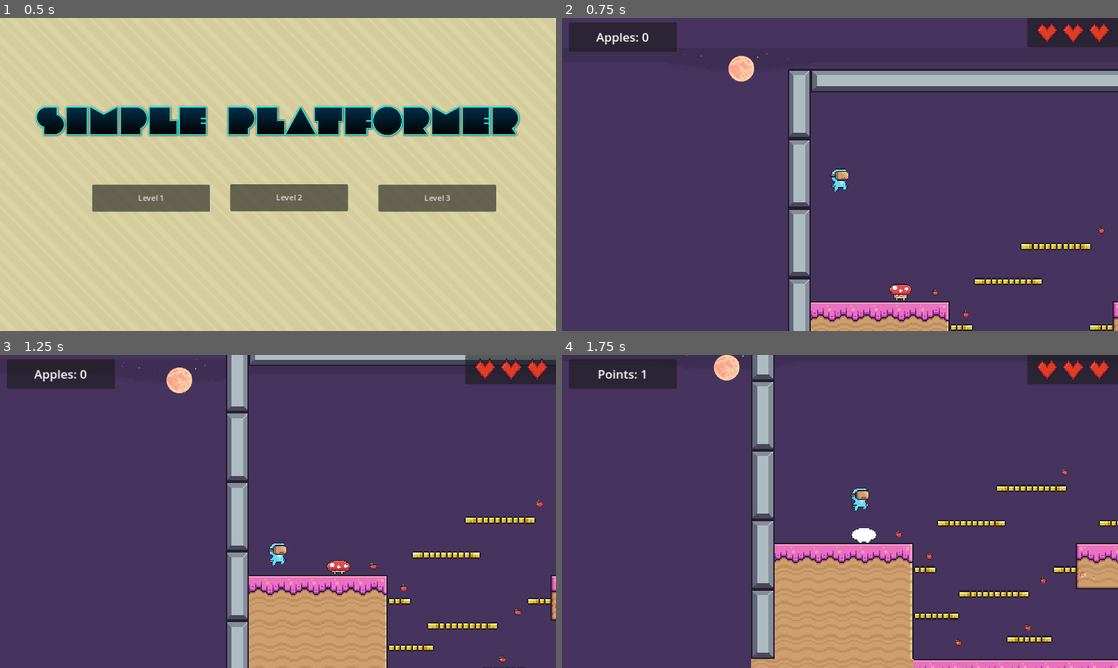
Above: before the commit, frames 1-4 (two rows, left to right).
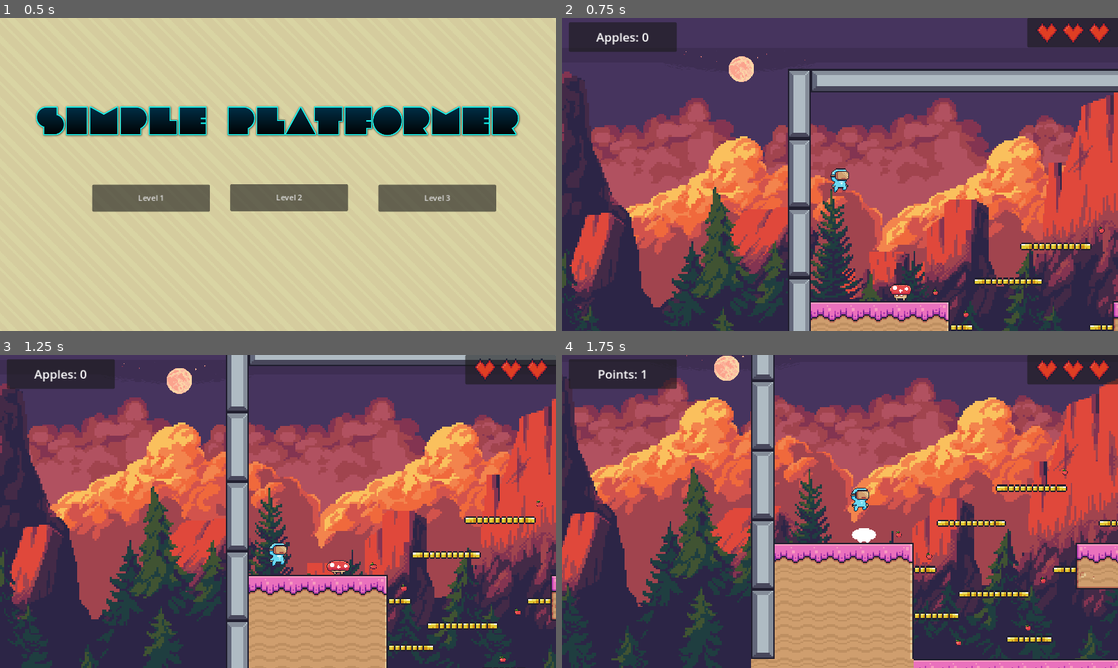
Above: after the commit, the same moments.

Repository: spageektti/simple-platformer-godot
Game: Godot game, scene res://scenes/menu/main_menu.tscn
Two runs of this game, one before a commit and one after it. Both use one fixed random seed, a clock stepped at 60 frames per second and the inputs below.
Inputs:
- Up to frame 1 (0.5 s): no input
- Up to frame 2 (0.75 s): click "Level 2" at 0.5 s
- Up to frame 3 (1.25 s): no input
- Up to frame 4 (1.75 s): hold D (right) from 1.28 s (still down); tap Space (up) at 1.52 s

Frame 1 is identical in both runs. In frame 2, 57% of the frame differs, in the area x 0-100%, y 10-100%; in frame 3, 63%; in frame 4, 65%, in the area x 0-100%, y 0-100%.

Commit message:
Finish background

Diff:
--- a/scenes/levels/level2.tscn
+++ b/scenes/levels/level2.tscn
@@ -15,6 +15,10 @@
 [ext_resource type="Texture2D" uid="uid://c6tbk8xp0vorn" path="res://assets/paused.png" id="9_unr0n"]
 [ext_resource type="PackedScene" uid="uid://dfc1pgj3xjeqk" path="res://scenes/objects/characters/mushroom.tscn" id="14_3v4pv"]
 [ext_resource type="Texture2D" uid="uid://bjhg46g3s1845" path="res://assets/backgrounds/mountains/sky.png" id="15_d23ct"]
+[ext_resource type="Texture2D" uid="uid://dpmuldl0cwkcg" path="res://assets/backgrounds/mountains/trees.png" id="16_l0w8f"]
+[ext_resource type="Texture2D" uid="uid://dwvukwcb3bpu" path="res://assets/backgrounds/mountains/far-clouds.png" id="16_pn3rf"]
+[ext_resource type="Texture2D" uid="uid://dgmax7lcjx6uf" path="res://assets/backgrounds/mountains/mountains.png" id="16_ujwsy"]
+[ext_resource type="Texture2D" uid="uid://dm0mcwlh2lgrs" path="res://assets/backgrounds/mountains/near-clouds.png" id="17_npcii"]
 
 [sub_resource type="TileSetAtlasSource" id="TileSetAtlasSource_poheg"]
 texture = ExtResource("2_a8p68")
@@ -964,14 +968,75 @@
 [node name="ParallaxBackground" type="ParallaxBackground" parent="."]
 
 [node name="ParallaxLayer" type="ParallaxLayer" parent="ParallaxBackground"]
+position = Vector2(0, 1)
 motion_scale = Vector2(0.4, 0.4)
-motion_mirroring = Vector2(2048, 2048)
+motion_mirroring = Vector2(3200, 2400)
 
 [node name="Sprite2D" type="Sprite2D" parent="ParallaxBackground/ParallaxLayer"]
+texture_filter = 1
 texture = ExtResource("15_d23ct")
 centered = false
 region_enabled = true
-region_rect = Rect2(0, 0, 2048, 2048)
+region_rect = Rect2(0, 0, 3200, 2400)
+
+[node name="ParallaxLayer4" type="ParallaxLayer" parent="ParallaxBackground"]
+texture_filter = 1
+position = Vector2(0, -150)
+scale = Vector2(4, 4)
+motion_scale = Vector2(0.6, 0.6)
+motion_mirroring = Vector2(2048, 2048)
+
+[node name="Sprite2D" type="Sprite2D" parent="ParallaxBackground/ParallaxLayer4"]
+texture_filter = 1
+texture_repeat = 2
+texture = ExtResource("16_pn3rf")
+centered = false
+region_enabled = true
+region_rect = Rect2(0, 0, 2400, 240)
+
+[node name="ParallaxLayer5" type="ParallaxLayer" parent="ParallaxBackground"]
+texture_filter = 1
+position = Vector2(0, -150)
+scale = Vector2(4, 4)
+motion_scale = Vector2(0.8, 0.8)
+motion_mirroring = Vector2(2048, 2048)
+
+[node name="Sprite2D" type="Sprite2D" parent="ParallaxBackground/ParallaxLayer5"]
+texture_filter = 1
+texture_repeat = 2
+texture = ExtResource("17_npcii")
+centered = false
+region_enabled = true
+region_rect = Rect2(0, 0, 2400, 240)
+
+[node name="ParallaxLayer3" type="ParallaxLayer" parent="ParallaxBackground"]
+texture_filter = 1
+position = Vector2(0, -150)
+scale = Vector2(4, 4)
+motion_scale = Vector2(0.4, 0.4)
+motion_mirroring = Vector2(2048, 2048)
+
+[node name="Sprite2D" type="Sprite2D" parent="ParallaxBackground/ParallaxLayer3"]
+texture_filter = 1
+texture_repeat = 2
+texture = ExtResource("16_ujwsy")
+centered = false
+region_enabled = true
+region_rect = Rect2(0, 0, 2400, 240)
+
+[node name="ParallaxLayer2" type="ParallaxLayer" parent="ParallaxBackground"]
+position = Vector2(0, -150)
+scale = Vector2(4, 4)
+motion_scale = Vector2(0.6, 0.6)
+motion_mirroring = Vector2(2048, 2048)
+
+[node name="Sprite2D" type="Sprite2D" parent="ParallaxBackground/ParallaxLayer2"]
+texture_filter = 1
+texture_repeat = 2
+texture = ExtResource("16_l0w8f")
+centered = false
+region_enabled = true
+region_rect = Rect2(0, 0, 2400, 240)
 
 [connection signal="pressed" from="UI/Pause/Panel/VBoxContainer/Resume" to="UI/Pause" method="_on_resume_pressed"]
 [connection signal="pressed" from="UI/Pause/Panel/VBoxContainer/MainMenu" to="UI/Pause" method="_on_main_menu_pressed"]
Not shown: 1 places in scenes/levels/level2.tscn that only renumber resources
